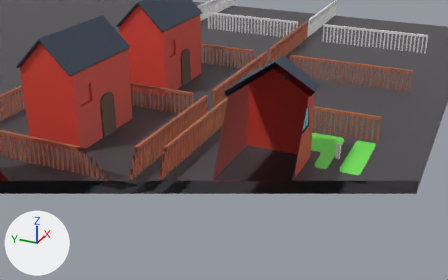
What one commit did to the Blender file Escenarios/CasaAfuera.blend.
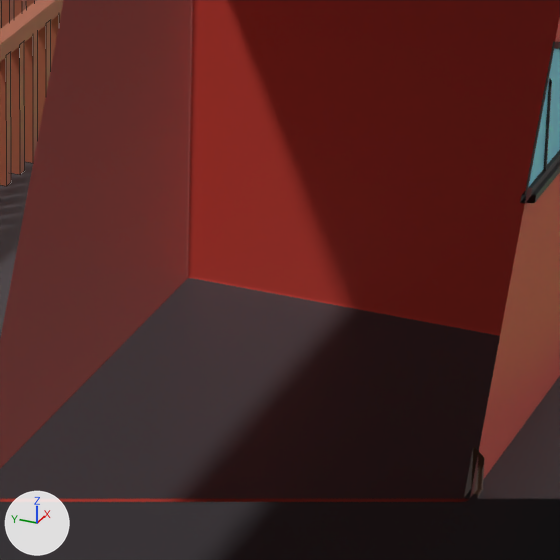
There are two pictures of each version: one from a 50 mm lens placed at (-55.21, -19.09, 28.72), pointed at (-1.94, 4.88, 2.08), one close up on the part from 48% to 69% of the width and 36% to 68% of the height. The lights are fixed; the arrows at lower left show +X, +Y and +Z. The close-ups show mesh edges as thin lines. Everything nearer to the camera than a plane just in front of the edit is cut away.

The scene before the commit, as lines of its bpy script (objects in view):
```python
me_cube_005 = bpy.data.meshes.new('Cube.005')
me_cube_005.from_pydata(...)  # a box spanning x -4.18..4.18, y -2.55..2.55, z -4.18..4.18
me_cube_005.materials.append(mat_palos_madera)  # orange #b4694e
me_cube_006 = bpy.data.meshes.new('Cube.006')
me_cube_006.from_pydata([(-6.0, -420.0, 1.0), (-6.0, 35.0, 1.0), (-6.0, -420.0, 0.0), (-6.0, 35.0, 0.0), (6.0, -420.0, 1.0), (6.0, 35.0, 1.0), (6.0, -420.0, 0.0), (6.0, 35.0, 0.0)], [], [(0, 1, 3, 2), (2, 3, 7, 6), (6, 7, 5, 4), (4, 5, 1, 0), (2, 6, 4, 0), (7, 3, 1, 5)])
me_cube_006.materials.append(mat_palos_madera)  # orange #b4694e
me_plane = bpy.data.meshes.new('Plane')
me_plane.from_pydata(...)  # 24 vertices, 23 faces; spans x -212.0..215.0, y -46.0..275.0, z -4.0..0.0
me_plane.polygons.foreach_set('use_smooth', [True] * 23)
me_plane.materials.append(mat_piso_gral)  # dark grey #4b484d
ob_cube_005 = bpy.data.objects.new('Cube.005', me_cube_005)
ob_cube_005.location = (-11.03, 8.61, 1.29)
ob_cube_005.rotation_euler = (0.0, 0.0, -1.571)  # degrees (0, 0, -90)
ob_cube_005.scale = (0.0284, -0.04, 0.314)
_m = ob_cube_005.modifiers.new('Array', 'ARRAY')
_m.count = 31
_m.use_constant_offset = True
_m.constant_offset_displace = (0.0, -15.0, 0.0)
_m.use_relative_offset = False
_m.relative_offset_displace = (0.0, 0.0, 0.0)
ob_cube_006 = bpy.data.objects.new('Cube.006', me_cube_006)
ob_cube_006.location = (-9.74, 8.61, 2.72)
ob_cube_006.rotation_euler = (0.0, 0.0, -1.571)  # degrees (0, 0, -90)
ob_cube_006.scale = (0.0284, -0.04, 0.314)
ob_plane = bpy.data.objects.new('Plane', me_plane)
ob_plane.location = (-1.92, 0.0, -0.02)
ob_plane.scale = (0.314, 0.314, 0.314)
_m = ob_plane.modifiers.new('Bevel', 'BEVEL')
_m.width = 0.077
_m.width_pct = 0.077
_m.segments = 3
_m.use_clamp_overlap = False
_m.profile = 0.7
_m.miter_outer = 'MITER_ARC'
# also in view: 'Cube.060' at (-4.35, 0.29, 4.91); 'Plane.010' at (-4.35, -3.33, 5.38)
```
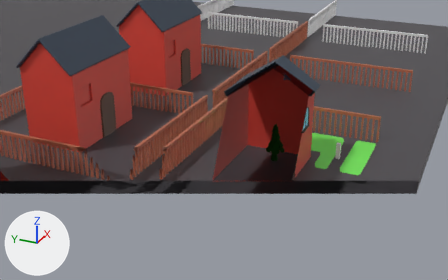
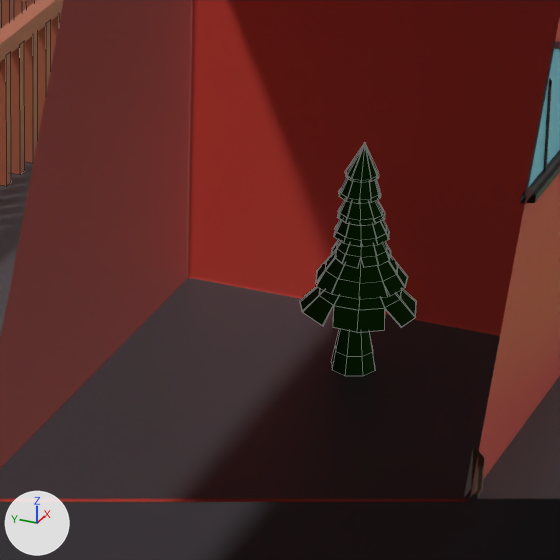
The change, as a list of edits to the scene's bpy script:
```text
Add mat_hojas:
    mat_hojas = principled_material('Hojas')
    mat_hojas.base_color = (0.00501, 0.0577, 0.0)  # dark green #104400
    mat_hojas.roughness = 0.877
    mat_hojas.specular_ior_level = 0.145
Add mat_hojas_001:
    mat_hojas_001 = principled_material('Hojas.001')
    mat_hojas_001.base_color = (0.00501, 0.0577, 0.0)  # dark green #104400
    mat_hojas_001.metallic = 0.0318
    mat_hojas_001.roughness = 0.9
    mat_hojas_001.specular_ior_level = 0.145
Add me_circle_001:
    me_circle_001.from_pydata(...)  # 476 vertices, 476 faces; spans x -0.96..0.97, y -1.0..1.02, z -0.28..2.78
    me_circle_001.materials.append(mat_hojas)  # dark green #104400
Add me_cylinder:
    me_cylinder.from_pydata(...)  # 64 vertices, 58 faces; spans x -0.39..0.49, y -0.39..0.39, z -0.74..3.26
    me_cylinder.materials.append(mat_hojas_001)  # dark green #104400
Add ob_hojas_ma:
    ob_hojas_ma = bpy.data.objects.new('Hojas_MA', me_circle_001)
    ob_hojas_ma.location = (0.2, 0.0, 1.23)
Add ob_tronco:
    ob_tronco = bpy.data.objects.new('Tronco', me_cylinder)
    ob_tronco.location = (0.0, 0.0, 0.71)
```

Location of each change, (x1, y1, x2, y2) in pixels of the close-ups (560 x 560 px):
'Hojas_MA', added
    after: (299, 143, 417, 333)
'Tronco', added
    after: (332, 329, 375, 376)
